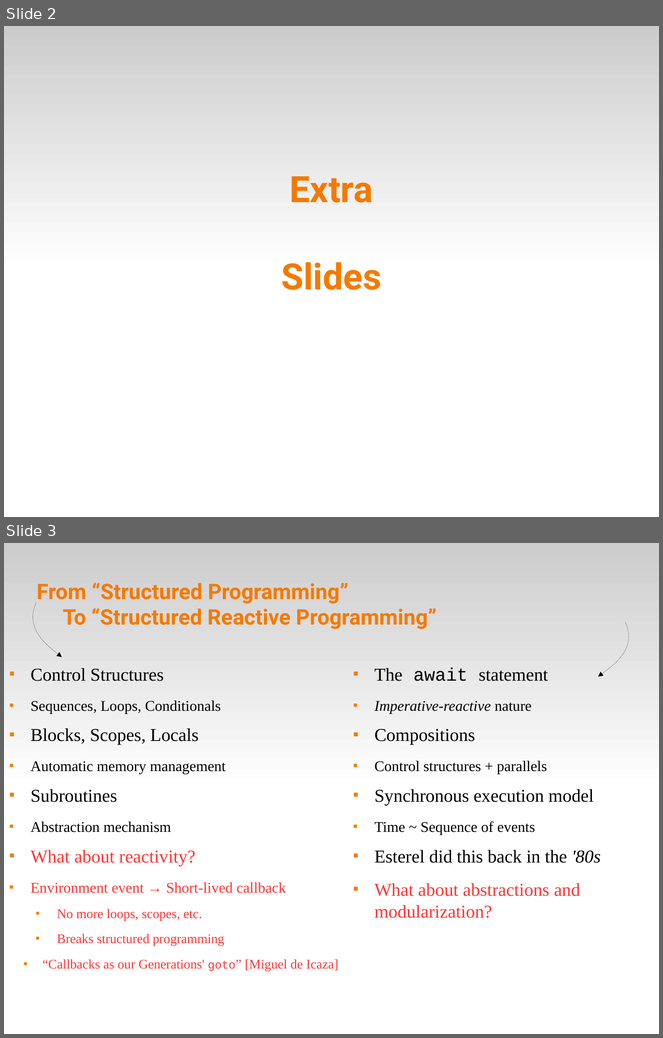
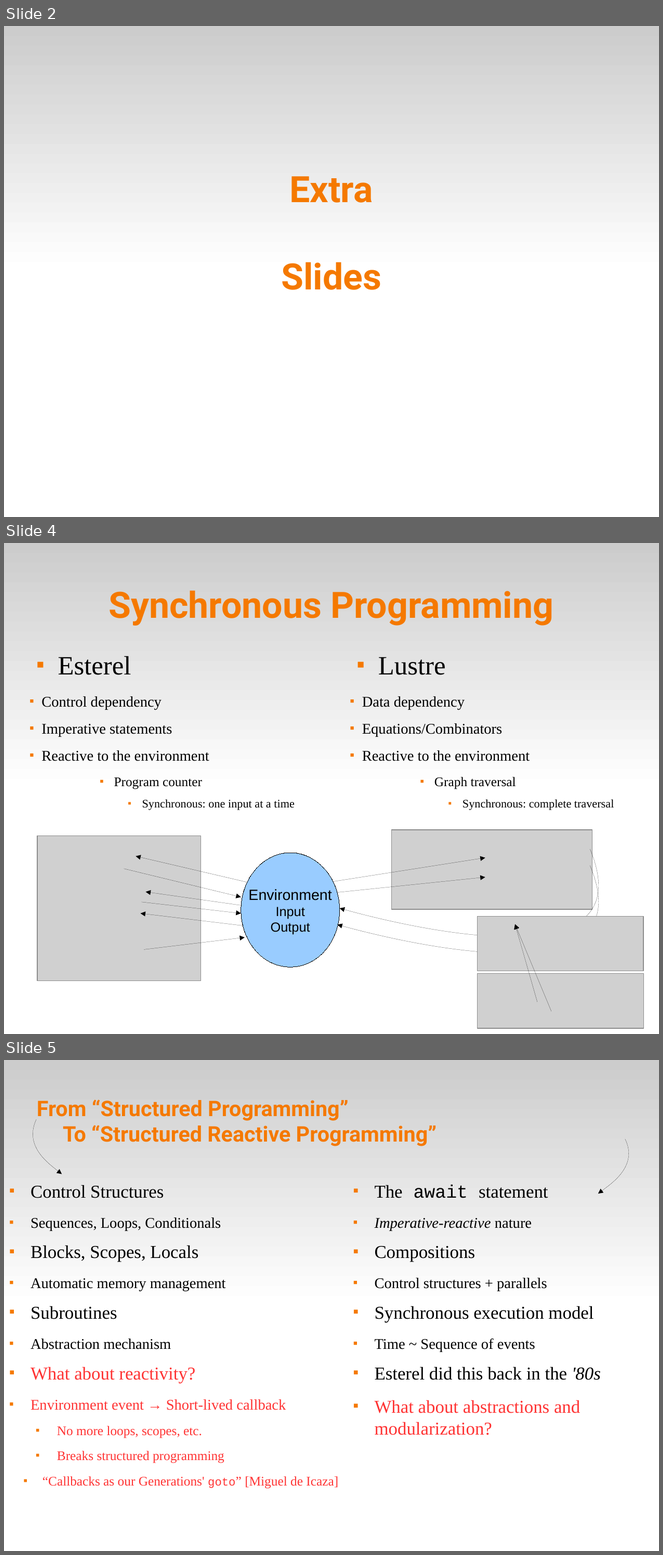
Before and after one commit to fsantanna-no/ceu-docs, a slide deck: ceu_curryon-extra.odp. Shown one above the other, each under a label of ours: slides 2 and 3 before the commit, slides 2, 4 and 5 after it; the slides between them are not shown. The pictures are 663x1038 and 663x1555 pixels, drawn with LibreOffice and Linux fonts; fonts in the diff are those of the drawing; grey boxes stand for pictures. Boxes give left, top, right and bottom in pixels: in the first picture for what was removed or moved away, otherwise in the second. Text is boxed around its words. In the diff, an @@ line names an element or a change of style, - is before the commit and + after.

```diff
--- a/ceu_curryon-extra.odp
+++ b/ceu_curryon-extra.odp
@@ slide 4 added at (4,543,659,1034), background #FFFFFF; not listed: 1 template element that a slide beside it also shows @@
@@ title added at (109,590,554,626), 44 pt, text #F57900, bold @@
+Synchronous Programming
@@ text added at (41,656,295,810), 18 pt, text #000000 @@
+■ Esterel
+  ■ Control dependency
+  ■ Imperative statements
+  ■ Reactive to the environment
+    ■ Program counter
+      ■ Synchronous: one input at a time
@@ text added at (362,657,614,810), 18 pt, text #000000 @@
+■ Lustre
+  ■ Data dependency
+  ■ Equations/Combinators
+  ■ Reactive to the environment
+    ■ Graph traversal
+      ■ Synchronous: complete traversal
@@ picture added at (37,836,202,981) @@
@@ picture added at (391,830,593,910) @@
@@ ellipse added at (241,853,340,967), fill #99CCFF, outline #000000 0 pt, 18 pt, text #000000 @@
+Environment
+Input
+Output
@@ freeform shape added at (340,849,598,935), outline #000000 0 pt @@
@@ arrow added from (124, 869) to (241, 897), #000000 0 pt @@
@@ arrow added from (246, 883) to (136, 857), #000000 0 pt @@
@@ arrow added from (333, 882) to (486, 858), #000000 0 pt @@
@@ freeform shape added at (337,866,598,951), outline #000000 0 pt @@
@@ arrow added from (337, 892) to (486, 878), #000000 0 pt @@
@@ arrow added from (241, 905) to (145, 892), #000000 0 pt @@
@@ arrow added from (244, 926) to (141, 914), #000000 0 pt @@
@@ arrow added from (141, 902) to (241, 914), #000000 0 pt @@
@@ picture added at (478,917,644,971) @@
@@ arrow added from (538, 1003) to (515, 925), #000000 0 pt @@
@@ arrow added from (552, 1012) to (515, 925), #000000 0 pt @@
@@ arrow added from (144, 950) to (245, 938), #000000 0 pt @@
@@ picture added at (478,974,644,1029) @@
@@ what was slide 3 is now slide 5 @@
```
Also in this commit, not shown: 1 other slide added, 2 other files.
